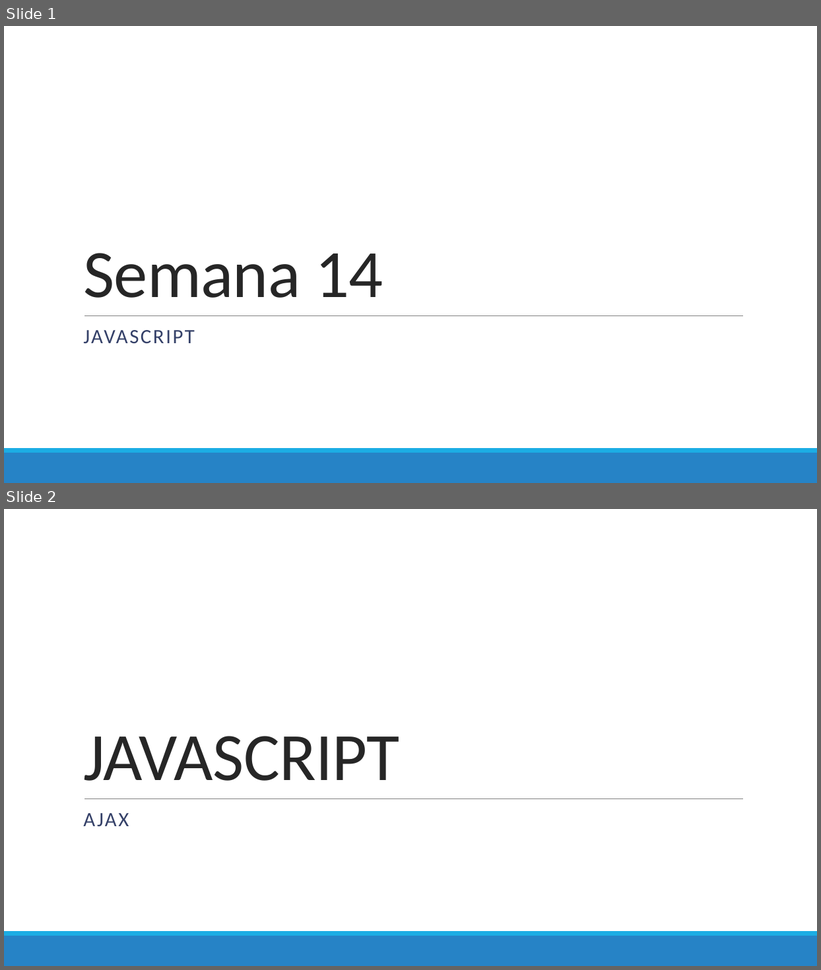
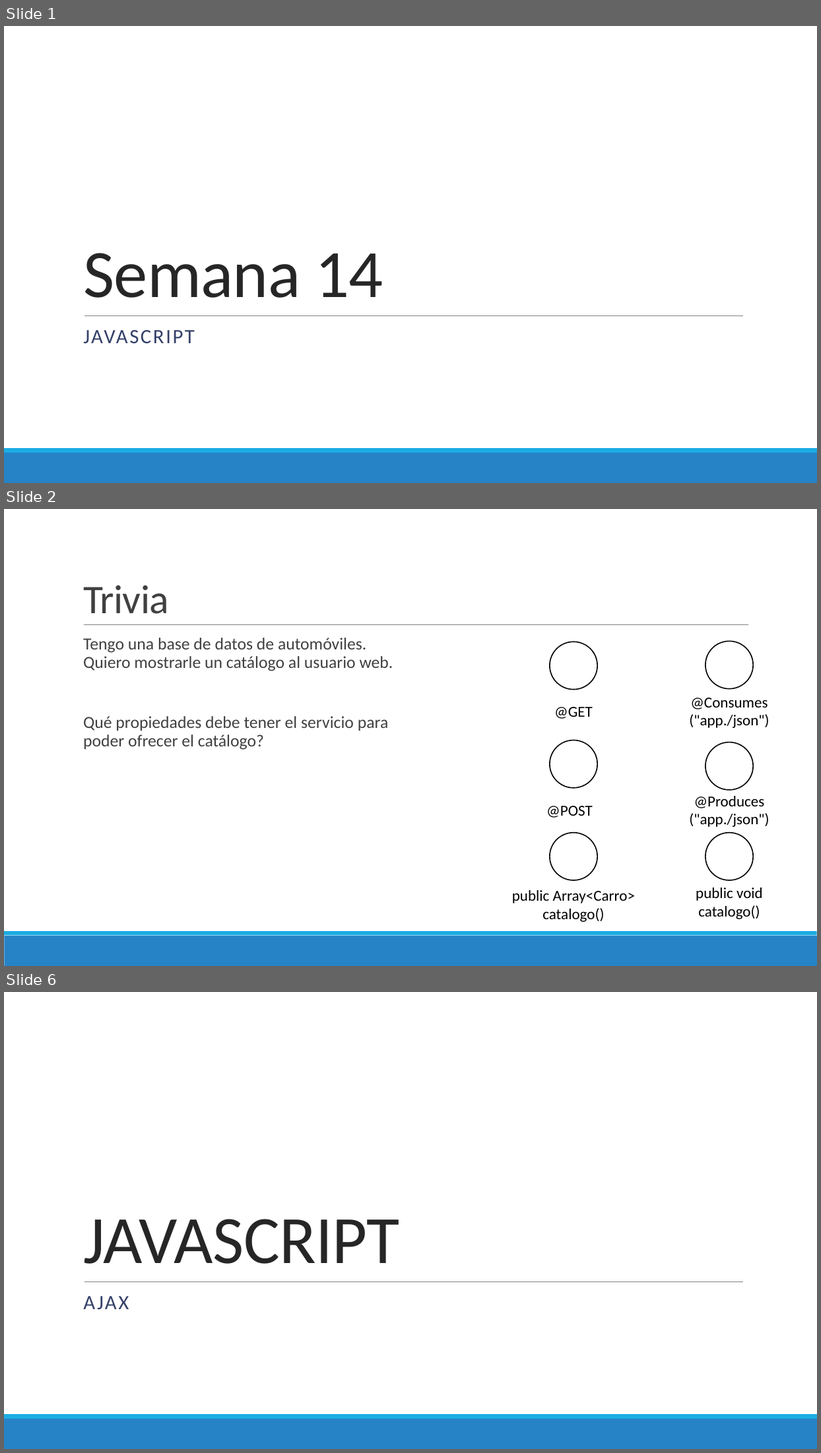
Before and after one commit to Domiciano/PrograRed201, a slide deck: Semana 14/Presentación.pptx. Shown one above the other, each under a label of ours: slides 1 and 2 before the commit, slides 1, 2 and 6 after it; the slides between them are not shown. The pictures are 821x970 and 821x1453 pixels, drawn with LibreOffice and Linux fonts; fonts in the diff are those of the drawing. Boxes give left, top, right and bottom in pixels: in the first picture for what was removed or moved away, otherwise in the second. Text is boxed around its words. In the diff, an @@ line names an element or a change of style, - is before the commit and + after.

```diff
--- a/Semana 14/Presentación.pptx
+++ b/Semana 14/Presentación.pptx
@@ slide 2 added at (4, 509, 817, 966), background #FFFFFF; not listed: 2 template elements that a slide beside it also shows @@
@@ title added at (83, 585, 169, 614), 48 pt, text #404040 @@
+Trivia
@@ line added from (84, 625) to (748, 625), #808080 0.5 pt @@
@@ text added at (83, 638, 393, 750), 20 pt, text #404040 @@
+  Tengo una base de datos de automóviles. Quiero mostrarle un catálogo al usuario web.
+  Qué propiedades debe tener el servicio para poder ofrecer el catálogo?
@@ ellipse added at (550, 642, 597, 690), outline #000000 1.25 pt @@
@@ ellipse added at (706, 642, 753, 689), outline #000000 1.25 pt @@
@@ text added at (689, 698, 769, 728), 18 pt, text #000000 @@
+@Consumes
+("app./json")
@@ text added at (554, 707, 593, 719), 18 pt, text #000000 @@
+@GET
@@ ellipse added at (550, 740, 597, 788), outline #000000 1.25 pt @@
@@ ellipse added at (706, 743, 753, 790), outline #000000 1.25 pt @@
@@ text added at (689, 796, 769, 827), 18 pt, text #000000 @@
+@Produces
+("app./json")
@@ text added at (547, 806, 593, 818), 18 pt, text #000000 @@
+@POST
@@ ellipse added at (550, 833, 597, 881), outline #000000 1.25 pt @@
@@ ellipse added at (706, 833, 753, 881), outline #000000 1.25 pt @@
@@ text added at (512, 890, 635, 922), 18 pt, text #000000 @@
+public Array<Carro> catalogo()
@@ text added at (696, 888, 763, 920), 18 pt, text #000000 @@
+public void catalogo()
@@ what was slide 2 is now slide 6 @@
```
Also in this commit, not shown: 10 other slides added.
